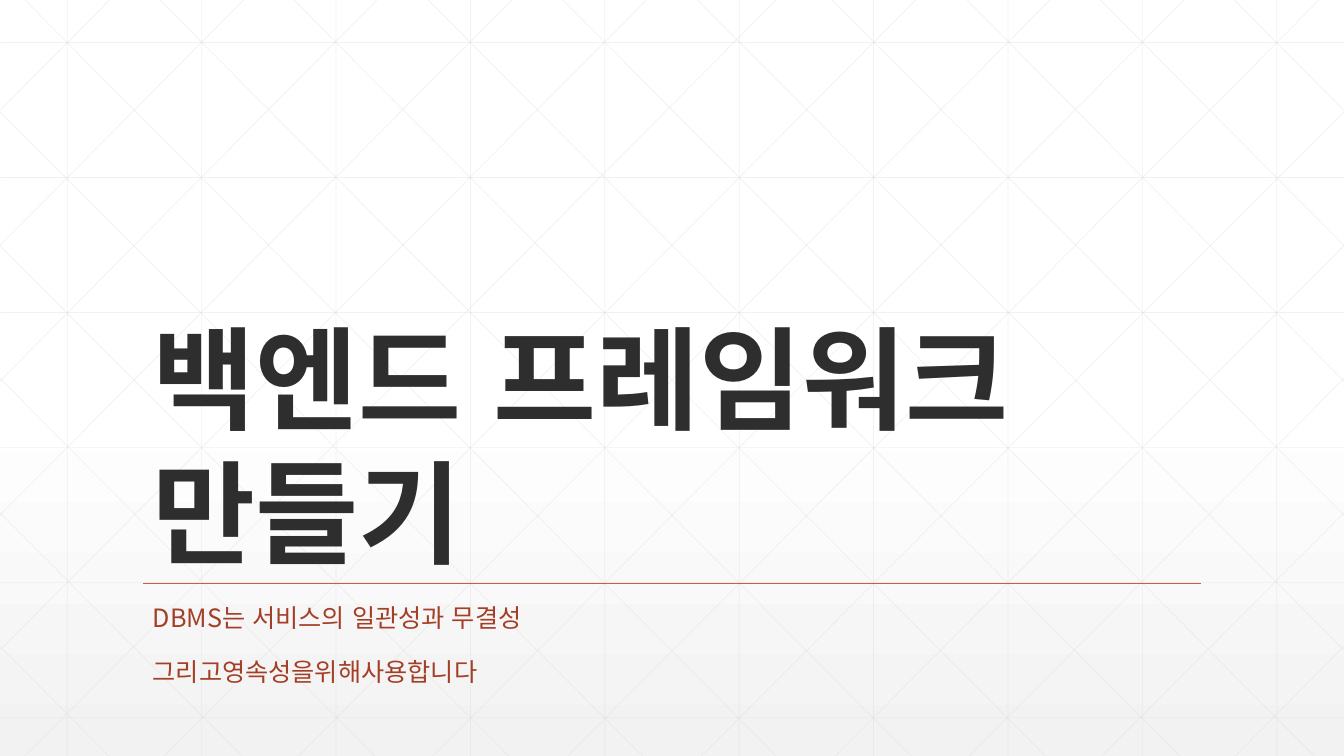
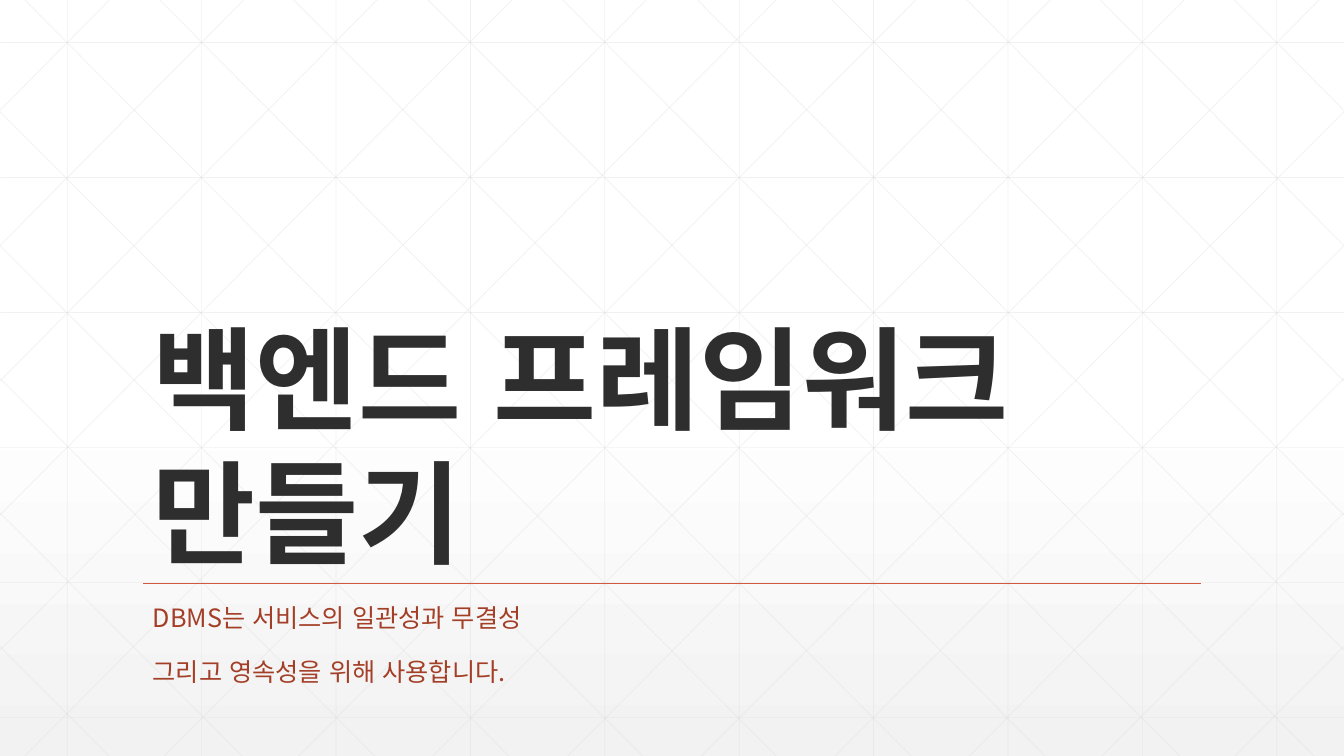
Before and after one commit to zeroshift01/code5, a slide deck: slide 1 of inflearn03/doc/3.1 DBMS는서비스의일관성과무결성그리고영속성을위해사용합니다.pptx. Drawn at 1344x756 pixels with LibreOffice and Linux fonts; fonts in the diff are those of the drawing. Boxes give left, top, right and bottom in pixels: in the first picture for what was removed or moved away, otherwise in the second. Text is boxed around its words. In the diff, an @@ line names an element or a change of style, - is before the commit and + after.

```diff
--- a/inflearn03/doc/3.1 DBMS는서비스의일관성과무결성그리고영속성을위해사용합니다.pptx
+++ b/inflearn03/doc/3.1 DBMS는서비스의일관성과무결성그리고영속성을위해사용합니다.pptx
@@ subtitle at [153, 660, 506, 683]: text changed @@
-그리고영속성을위해사용합니다
+그리고 영속성을 위해 사용합니다.
```
Also in this commit, not shown: 1 other slide changed, 10 other files.
